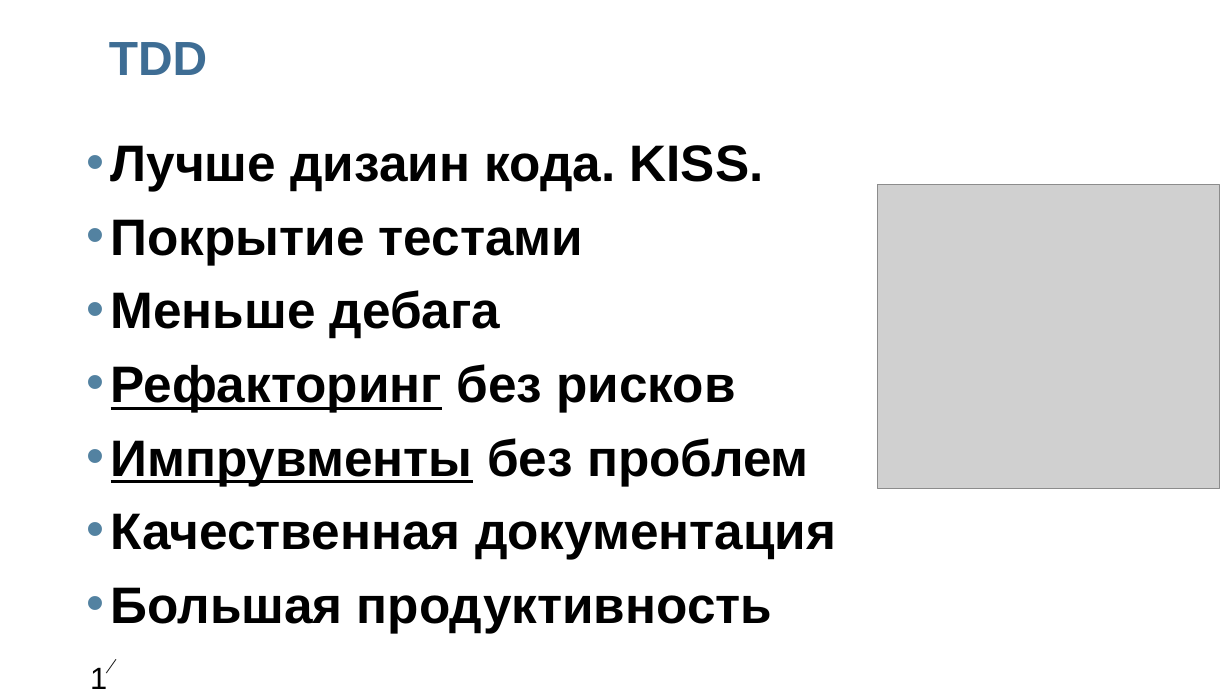
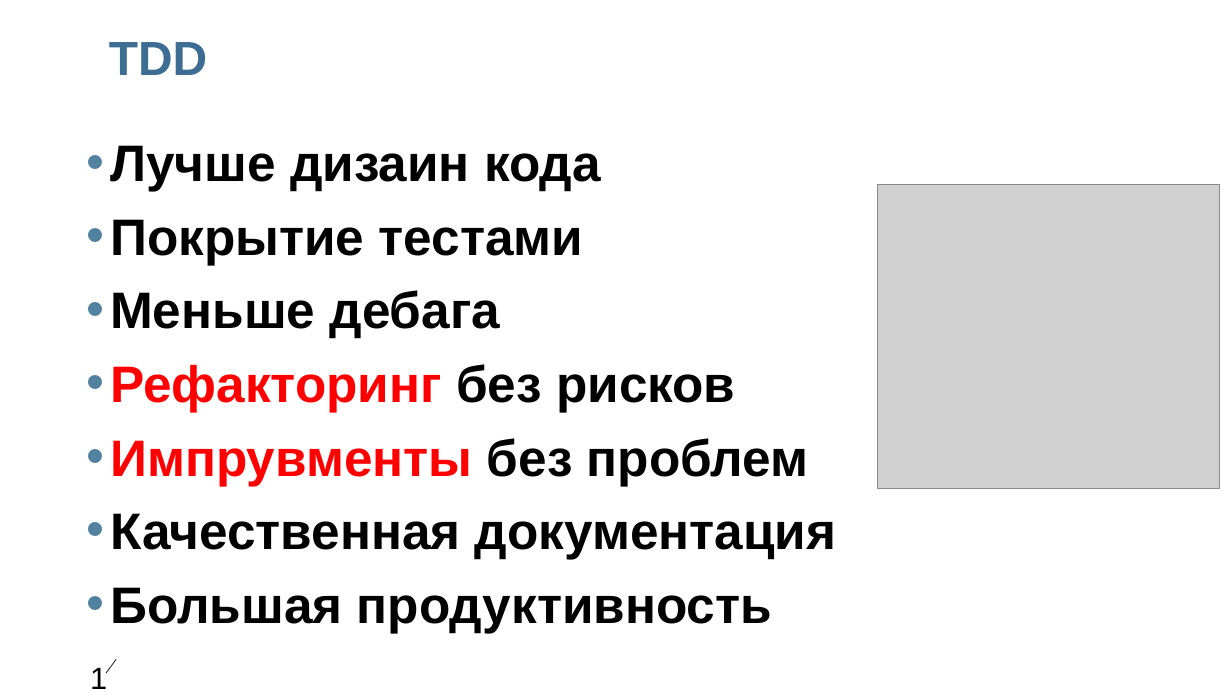
Before and after one commit to livekazan/unitUITest, a slide deck: slide 13 of Unit_UI_Test.ppt. Drawn at 1232x693 pixels with LibreOffice and Linux fonts; fonts in the diff are those of the drawing; grey boxes stand for pictures; background and template pictures are left out. Boxes give left, top, right and bottom in pixels: in the first picture for what was removed or moved away, otherwise in the second. Text is boxed around its words. In the diff, an @@ line names an element or a change of style, - is before the commit and + after.

```diff
--- a/Unit_UI_Test.ppt
+++ b/Unit_UI_Test.ppt
@@ text in free at (x1=110, y1=145, x2=601, y2=191): text changed @@
-• Лучше дизаин кода. KISS.
+• Лучше дизаин кода
@@ text in free at (x1=110, y1=364, x2=809, y2=486): text colour #000000 to #FF0000, underline off in "Рефакторинг", "Импрувменты" @@
```
Also in this commit, not shown: 11 other slides changed.
